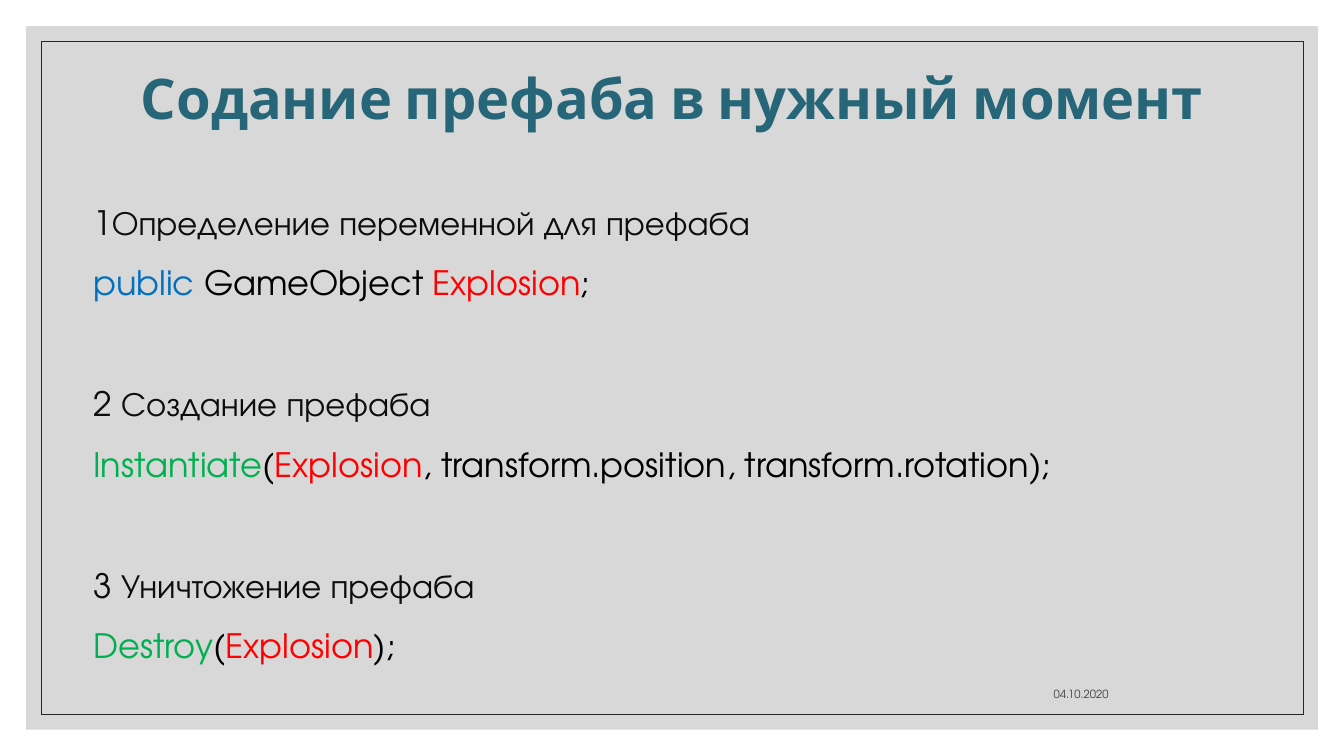
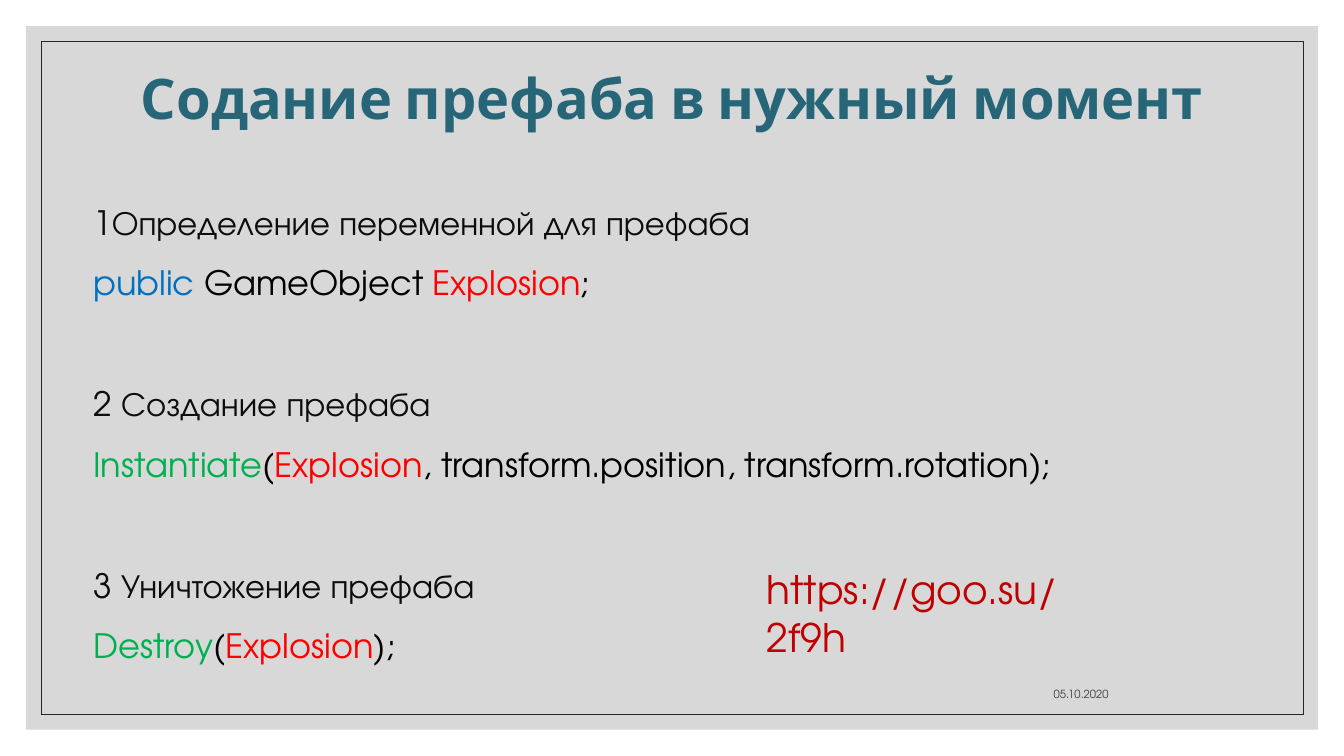
Before and after one commit to IriEfremova/LessonsCube, a slide deck: slide 7 of Unity/Lesson6/Prefab.pptx. Drawn at 1344x756 pixels with LibreOffice and Linux fonts; fonts in the diff are those of the drawing. Boxes give left, top, right and bottom in pixels: in the first picture for what was removed or moved away, otherwise in the second. Text is boxed around its words. In the diff, an @@ line names an element or a change of style, - is before the commit and + after.

Commit message:
Edit

```diff
--- a/Unity/Lesson6/Prefab.pptx
+++ b/Unity/Lesson6/Prefab.pptx
@@ text added at [767,575,1058,652], 28 pt, text #C00000 @@
+https://goo.su/2f9h
@@ text at [1054,689,1109,698]: text changed @@
-04.10.2020
+05.10.2020
```
Also in this commit, not shown: 4 other slides changed, 4 slides added, 5 slides removed.
